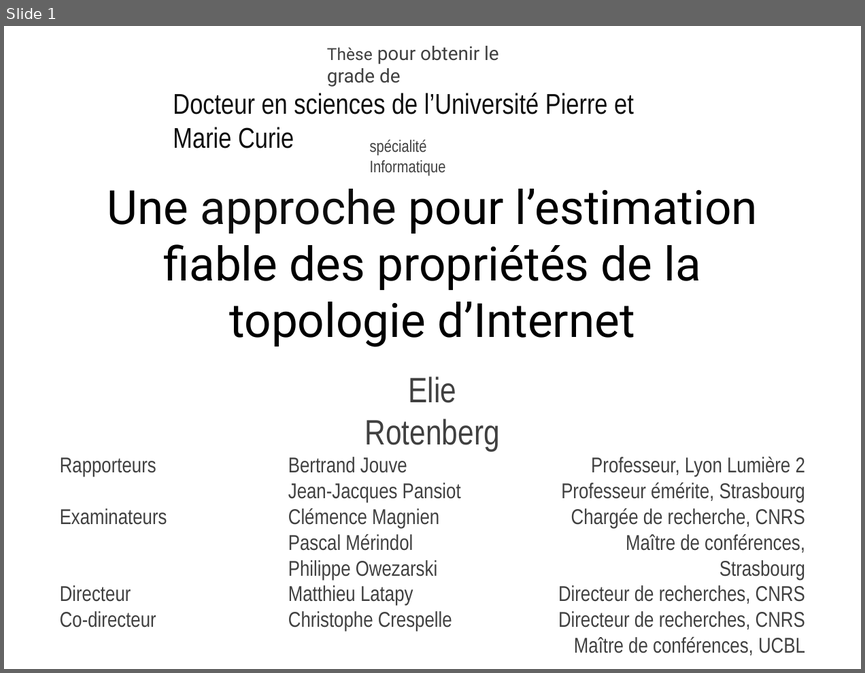
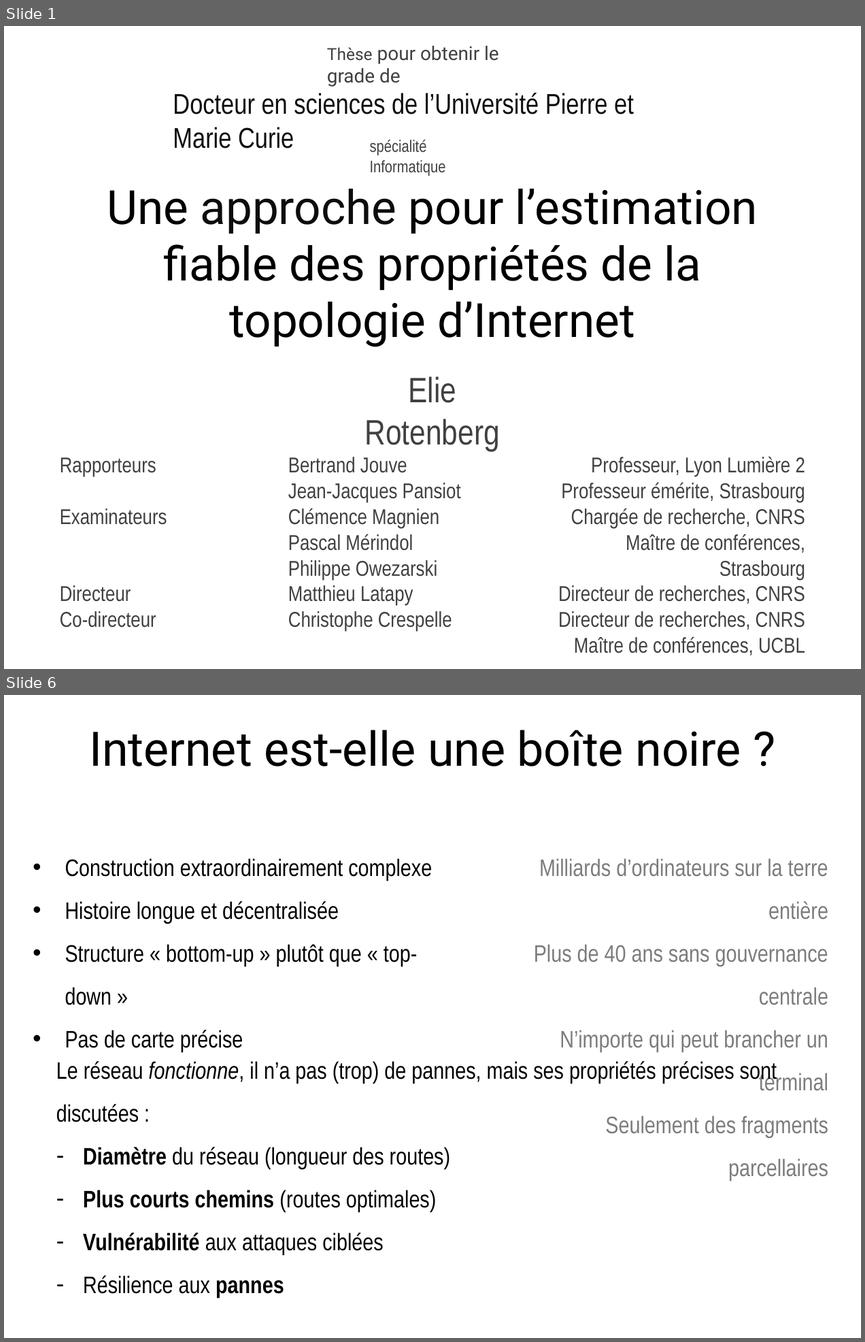
Before and after one commit to elierotenberg/my-thesis, a slide deck: slides.pptx. Shown one above the other, each under a label of ours: slide 1 before the commit, slides 1 and 6 after it; the slides between them are not shown. The pictures are 865x673 and 865x1342 pixels, drawn with LibreOffice and Linux fonts; fonts in the diff are those of the drawing. Boxes give left, top, right and bottom in pixels: in the first picture for what was removed or moved away, otherwise in the second. Text is boxed around its words. In the diff, an @@ line names an element or a change of style, - is before the commit and + after.

```diff
--- a/slides.pptx
+++ b/slides.pptx
@@ slide 6 added at [4,695,861,1338], background #FFFFFF @@
@@ title added at [89,730,741,766], 40 pt, text #000000 @@
+Internet est-elle une boîte noire ?
@@ text added at [65,858,432,1052], 20 pt, text #000000 @@
+• Construction extraordinairement complexe
+• Histoire longue et décentralisée
+• Structure « bottom-up » plutôt que « top-down »
+• Pas de carte précise
@@ text added at [534,858,828,1181], 20 pt, text #7C7C7C @@
+Milliards d’ordinateurs sur la terre entière
+Plus de 40 ans sans gouvernance centrale
+N’importe qui peut brancher un terminal
+Seulement des fragments parcellaires
@@ text added at [56,1061,776,1255], 20 pt, text #000000 @@
+Le réseau fonctionne, il n’a pas (trop) de pannes, mais ses propriétés précises sont discutées :
+– Diamètre du réseau (longueur des routes)
+– Plus courts chemins (routes optimales)
+– Vulnérabilité aux attaques ciblées
+– Résilience aux pannes
```
Also in this commit, not shown: 10 other slides added.
